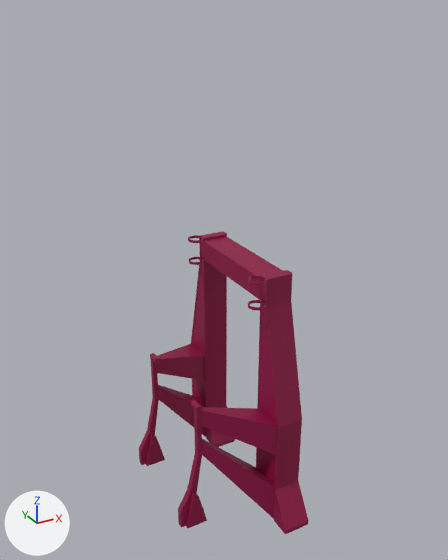
The FBX model Assets/-Ian/Model/GearChamber/GearSupport.fbx: old version first, new version second.
The view is the same before and after, from a 50 mm camera at (-47.3, -109.3, 76.4) aimed at (11.9, -1.7, 22.6). Arrows for +X, +Y and +Z are at lower left; the lights stay in place. The older version comes first. Where no turn or scale is listed for an object, it has been applied to the vertices.

Script lines for the objects in view, before the commit:
```python
me_cube_013 = bpy.data.meshes.new('Cube.013')
me_cube_013.from_pydata(...)  # 572 vertices, 580 faces; spans x -5.0..20.7, y -25.4..25.4, z -30.0..27.3
me_cube_013.materials.append(mat_m_heavygear_armor_001)  # red #900043
ob_cube_003 = bpy.data.objects.new('Cube.003', me_cube_013)
ob_cube_003.location = (0.0, -0.1, 0.0)
```
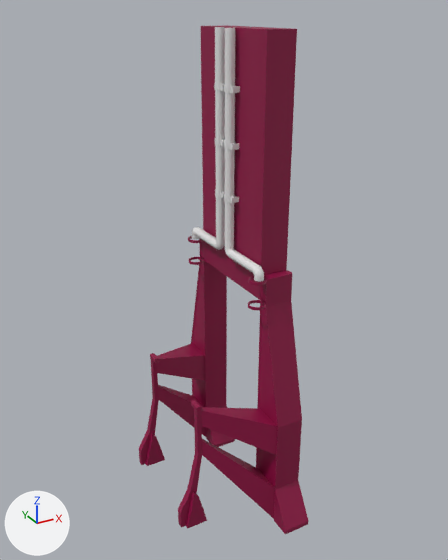
The newer file is also turned or shifted as a whole; pictures and numbers use the older file's frame.

Where the change shows, as pixel boxes (x1, y1, x2, y2) in the pictures (448 x 560 px):
'Cube.003', reshaped (68% taller)
    before: (139, 231, 308, 534)
    after: (139, 25, 308, 534)
'Cylinder', added
    after: (192, 27, 264, 282)
part 1 of me_cube_013, built on
    before: (204, 236, 283, 300)
    after: (201, 25, 297, 300)

The change, as a list of edits to the scene's bpy script:
```text
Change me_cube_013:
    used by ob_cube_003; location = (0.0, -0.1, 0.0)
    remove me_cube_013.from_pydata(...)  # 572 vertices, 580 faces; spans x -5.0..20.7, y -25.4..25.4, z -30.0..27.3
    add me_cube_013.from_pydata(...)  # 574 vertices, 586 faces; spans x -5.0..20.7, y -25.4..25.4, z -30.0..73.0
    me_cube_013 part 1
    8 vertices are removed from x 14.2..20.4, y -0.1..0.1, z 21.9..26.7
    8 faces are deleted
    4 vertices are added at (14.2, 0.0, 26.7), (14.2, 0.0, 21.9), (20.4, 0.0, 26.7), (20.4, 0.0, 21.9)
    6 new vertices lie (0.0, 0.0, 46.3) away from vertices in x 14.2..20.4, y -12.6..12.6, z 26.7
    14 new faces join them
Add me_cylinder_016:
    me_cylinder_016.from_pydata(...)  # 1768 vertices, 1692 faces; spans x 11.9..14.3, y -14.9..15.0, z 27.2..73.0
Add ob_cylinder:
    ob_cylinder = bpy.data.objects.new('Cylinder', me_cylinder_016)
    ob_cylinder.location = (0.0, -0.1, 0.0)
```
